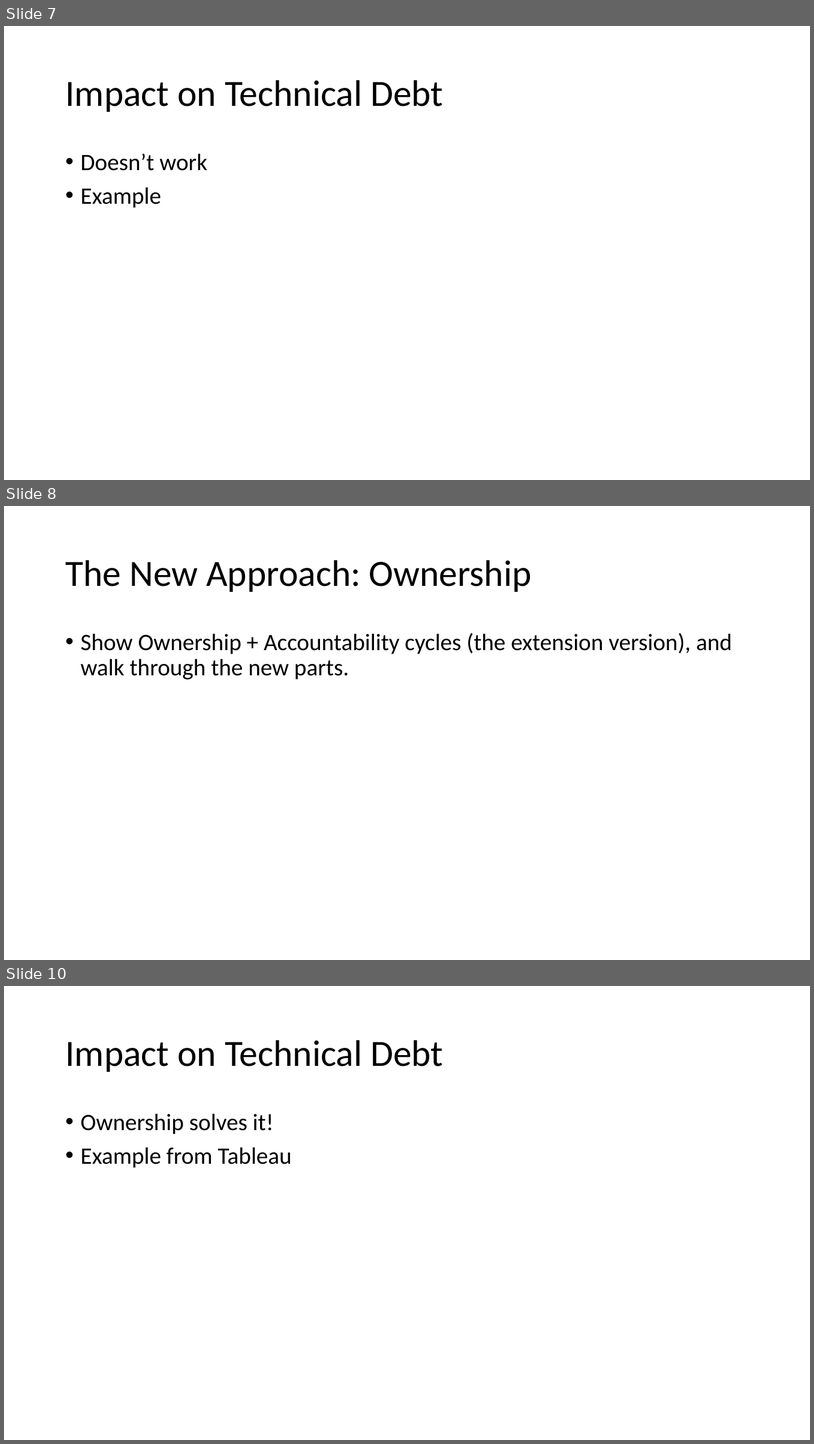
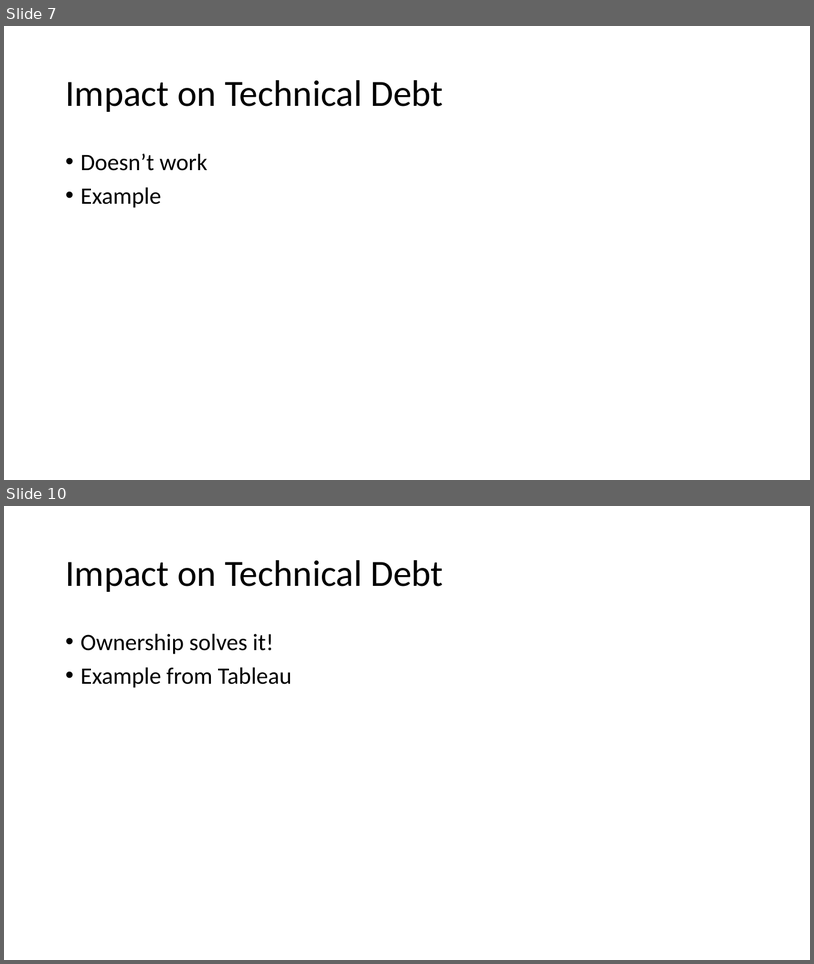
Before and after one commit to arlobelshee/Presentations, a slide deck: leading technical debt/gogo keynote - data-driven leadership to solve technical debt.pptx. Shown one above the other, each under a label of ours: slides 7, 8 and 10 before the commit, slides 7 and 10 after it; the slides between them are not shown. The pictures are 814x1444 and 814x964 pixels, drawn with LibreOffice and Linux fonts; fonts in the diff are those of the drawing. Boxes give left, top, right and bottom in pixels: in the first picture for what was removed or moved away, otherwise in the second. Text is boxed around its words. In the diff, an @@ line names an element or a change of style, - is before the commit and + after.

Commit message:
Integrated ownership & accountability loops into the keynote.

```diff
--- a/leading technical debt/gogo keynote - data-driven leadership to solve technical debt.pptx
+++ b/leading technical debt/gogo keynote - data-driven leadership to solve technical debt.pptx
@@ slide 8 removed at bbox=[4, 506, 810, 960], background #FFFFFF @@
@@ title removed at bbox=[65, 560, 532, 592] @@
-The New Approach: Ownership
@@ text removed at bbox=[81, 633, 732, 679] @@
-• Show Ownership + Accountability cycles (the extension version), and walk through the new parts.
```
Also in this commit, not shown: 3 slides added, 2 other slides removed.
